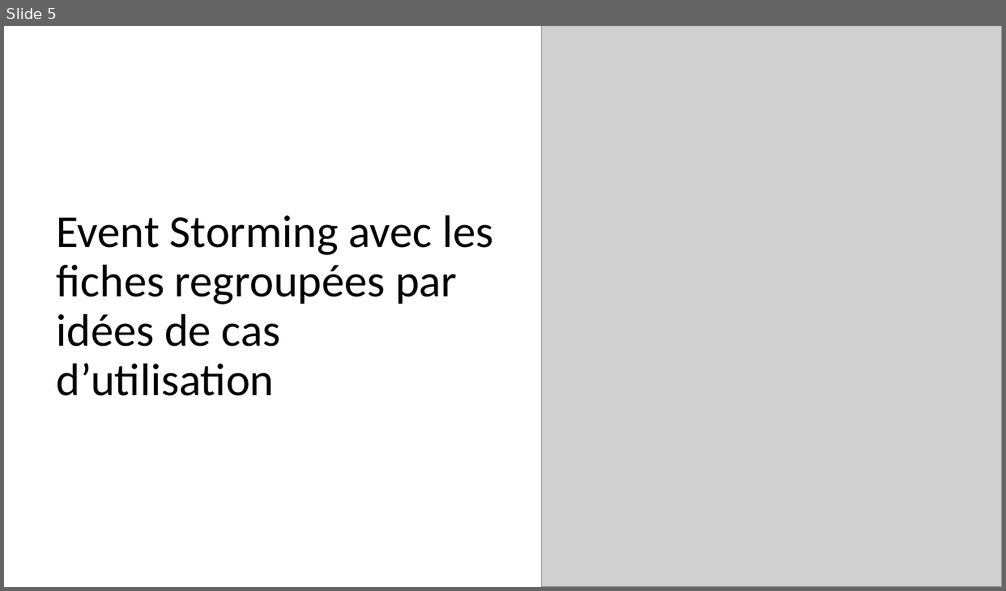
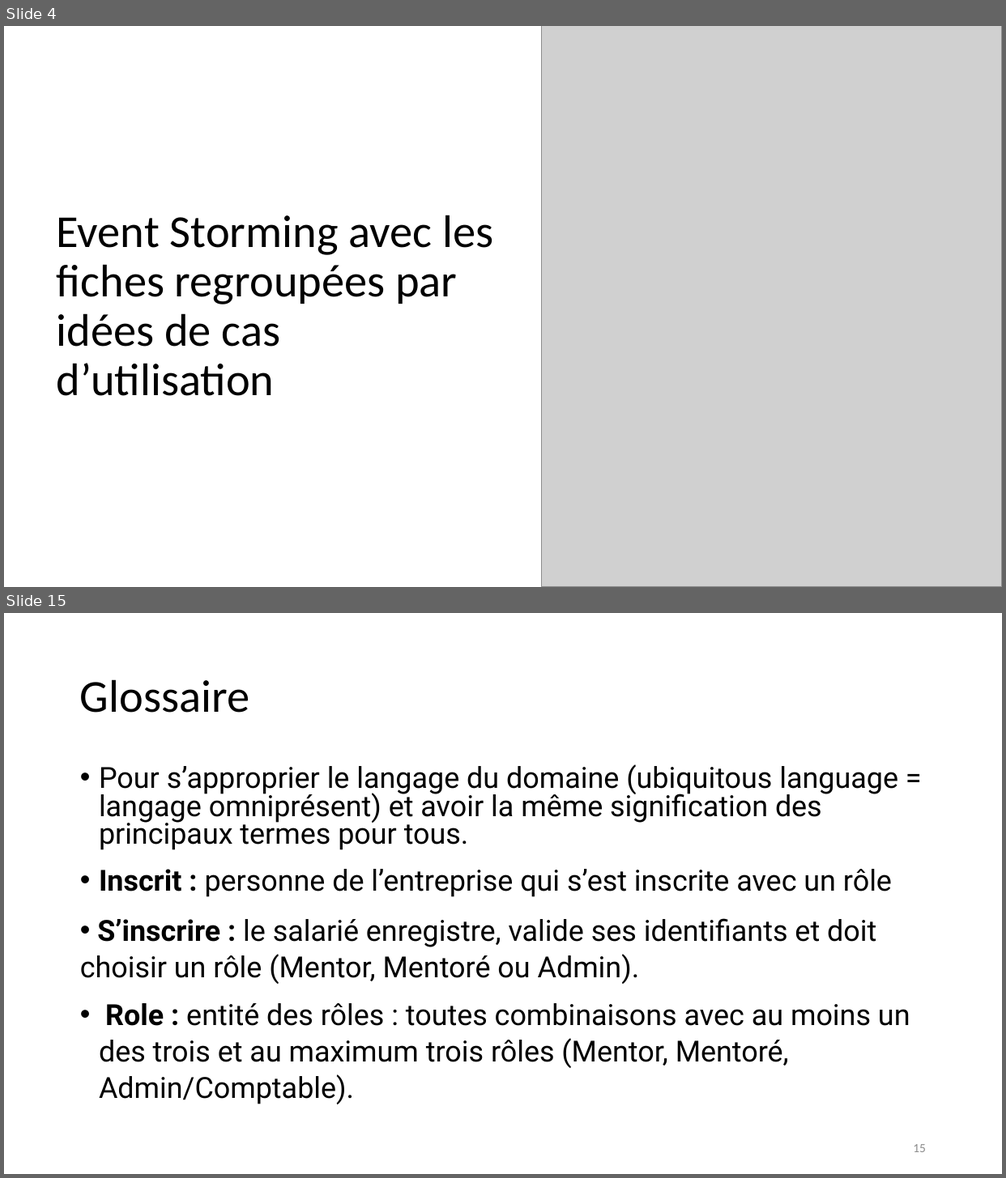
Before and after one commit to emmo78/Project_ConceptionOfMentorApp, a slide deck: Presentation_olivier_MOREL.pptx. Shown one above the other, each under a label of ours: slide 5 before the commit, slides 4 and 15 after it; the slides between them are not shown. The pictures are 1006x591 and 1006x1178 pixels, drawn with LibreOffice and Linux fonts; fonts in the diff are those of the drawing; grey boxes stand for pictures. Boxes give left, top, right and bottom in pixels: in the first picture for what was removed or moved away, otherwise in the second. Text is boxed around its words. In the diff, an @@ line names an element or a change of style, - is before the commit and + after.

```diff
--- a/Presentation_olivier_MOREL.pptx
+++ b/Presentation_olivier_MOREL.pptx
@@ slide 15 added at (x1=4, y1=613, x2=1002, y2=1174), background #FFFFFF @@
@@ title added at (x1=80, y1=679, x2=249, y2=713), 44 pt, text #000000 @@
+Glossaire
@@ text added at (x1=80, y1=764, x2=910, y2=1105), 28 pt, text #000000 @@
+• Pour s’approprier le langage du domaine (ubiquitous language = langage omniprésent) et avoir la même signification des principaux termes pour tous.
+• Inscrit : personne de l’entreprise qui s’est inscrite avec un rôle
+• S’inscrire : le salarié enregistre, valide ses identifiants et doit choisir un rôle (Mentor, Mentoré ou Admin).
+• Role : entité des rôles : toutes combinaisons avec au moins un des trois et au maximum trois rôles (Mentor, Mentoré, Admin/Comptable).
@@ page number added at (x1=913, y1=1144, x2=926, y2=1152), 12 pt, text #8C8C8C @@
+15
@@ what was slide 5 is now slide 4 @@
```
Also in this commit, not shown: 2 slides changed, 15 other slides added, 1 slide removed, 2 other files.
